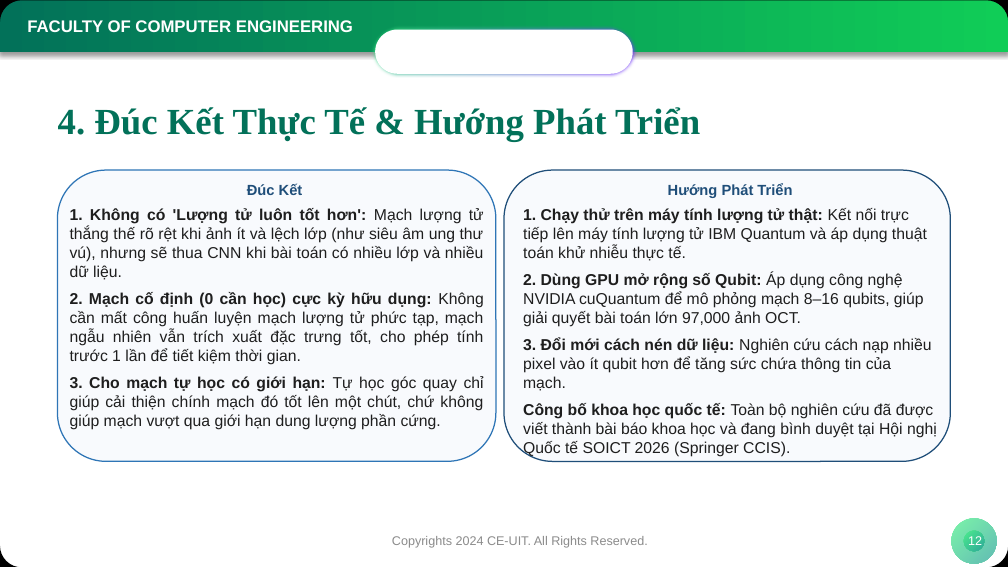
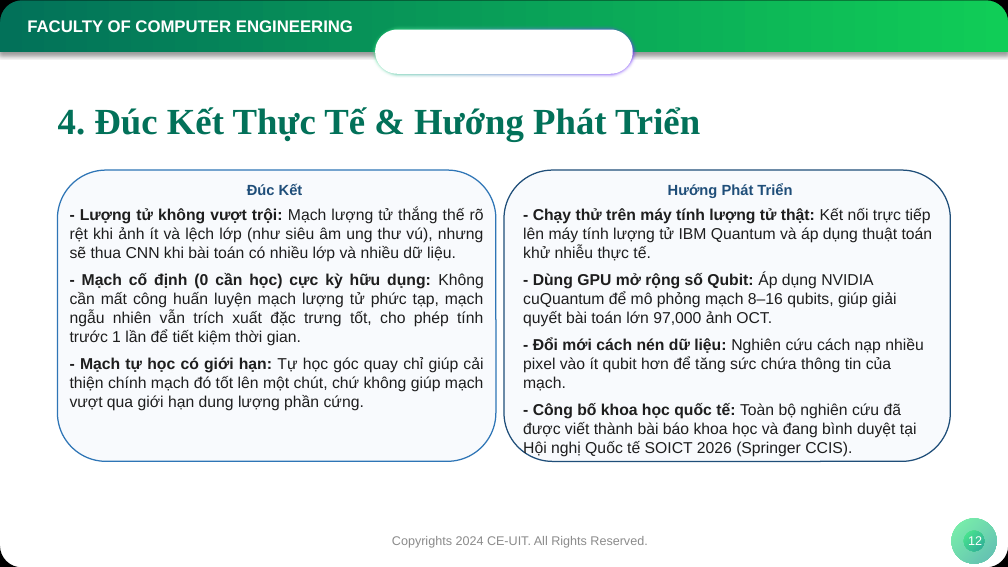
Before and after one commit to NamIsStudyingCE/Quanvolution, a slide deck: slide 12 of slides/KLTN_BaoCao_KhoaKTMT_ChinhThuc.pptx. Drawn at 1008x567 pixels with LibreOffice and Linux fonts; fonts in the diff are those of the drawing; background and template pictures are left out. Boxes give left, top, right and bottom in pixels: in the first picture for what was removed or moved away, otherwise in the second. Text is boxed around its words. In the diff, an @@ line names an element or a change of style, - is before the commit and + after.

```diff
--- a/slides/KLTN_BaoCao_KhoaKTMT_ChinhThuc.pptx
+++ b/slides/KLTN_BaoCao_KhoaKTMT_ChinhThuc.pptx
@@ text at [70, 207, 484, 411]: text changed @@
-1. Không có 'Lượng tử luôn tốt hơn': Mạch lượng tử thắng thế rõ rệt khi ảnh ít và lệch lớp (như siêu âm ung thư vú), nhưng sẽ thua CNN khi bài toán có nhiều lớp và nhiều dữ liệu.
-2. Mạch cố định (0 cần học) cực kỳ hữu dụng: Không cần mất công huấn luyện mạch lượng tử phức tạp, mạch ngẫu nhiên vẫn trích xuất đặc trưng tốt, cho phép tính trước 1 lần để tiết kiệm thời gian.
-3. Cho mạch tự học có giới hạn: Tự học góc quay chỉ giúp cải thiện chính mạch đó tốt lên một chút, chứ không giúp mạch vượt qua giới hạn dung lượng phần cứng.
+- Lượng tử không vượt trội: Mạch lượng tử thắng thế rõ rệt khi ảnh ít và lệch lớp (như siêu âm ung thư vú), nhưng sẽ thua CNN khi bài toán có nhiều lớp và nhiều dữ liệu.
+- Mạch cố định (0 cần học) cực kỳ hữu dụng: Không cần mất công huấn luyện mạch lượng tử phức tạp, mạch ngẫu nhiên vẫn trích xuất đặc trưng tốt, cho phép tính trước 1 lần để tiết kiệm thời gian.
+- Mạch tự học có giới hạn: Tự học góc quay chỉ giúp cải thiện chính mạch đó tốt lên một chút, chứ không giúp mạch vượt qua giới hạn dung lượng phần cứng.
@@ text at [523, 208, 933, 438]: text changed @@
-1. Chạy thử trên máy tính lượng tử thật: Kết nối trực tiếp lên máy tính lượng tử IBM Quantum và áp dụng thuật toán khử nhiễu thực tế.
-2. Dùng GPU mở rộng số Qubit: Áp dụng công nghệ NVIDIA cuQuantum để mô phỏng mạch 8–16 qubits, giúp giải quyết bài toán lớn 97,000 ảnh OCT.
-3. Đổi mới cách nén dữ liệu: Nghiên cứu cách nạp nhiều pixel vào ít qubit hơn để tăng sức chứa thông tin của mạch.
-Công bố khoa học quốc tế: Toàn bộ nghiên cứu đã được viết thành bài báo khoa học và đang bình duyệt tại Hội nghị Quốc tế SOICT 2026 (Springer CCIS).
+- Chạy thử trên máy tính lượng tử thật: Kết nối trực tiếp lên máy tính lượng tử IBM Quantum và áp dụng thuật toán khử nhiễu thực tế.
+- Dùng GPU mở rộng số Qubit: Áp dụng NVIDIA cuQuantum để mô phỏng mạch 8–16 qubits, giúp giải quyết bài toán lớn 97,000 ảnh OCT.
+- Đổi mới cách nén dữ liệu: Nghiên cứu cách nạp nhiều pixel vào ít qubit hơn để tăng sức chứa thông tin của mạch.
+- Công bố khoa học quốc tế: Toàn bộ nghiên cứu đã được viết thành bài báo khoa học và đang bình duyệt tại Hội nghị Quốc tế SOICT 2026 (Springer CCIS).
```
Also in this commit, not shown: 5 other slides changed, 1 other file.
